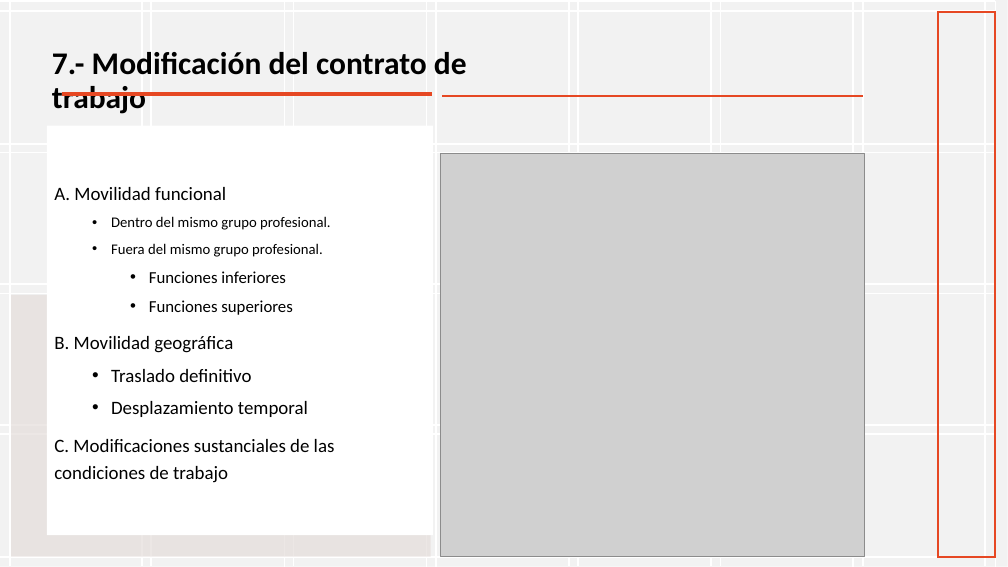
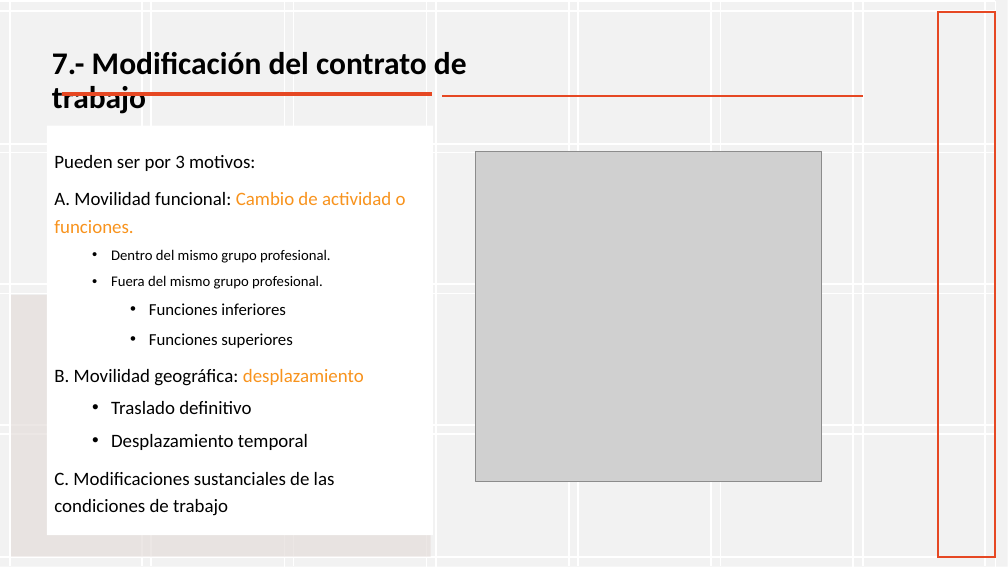
Before and after one commit to DiMaPaGa/daw1, a slide deck: slide 11 of PROGRAMACION/FOL/TEMA 3 FOL 2023 2024.pptx. Drawn at 1008x567 pixels with LibreOffice and Linux fonts; fonts in the diff are those of the drawing; grey boxes stand for pictures. Boxes give left, top, right and bottom in pixels: in the first picture for what was removed or moved away, otherwise in the second. Text is boxed around its words. In the diff, an @@ line names an element or a change of style, - is before the commit and + after.

```diff
--- a/PROGRAMACION/FOL/TEMA 3 FOL 2023 2024.pptx
+++ b/PROGRAMACION/FOL/TEMA 3 FOL 2023 2024.pptx
@@ text at box(54, 155, 406, 233): text changed @@
-A. Movilidad funcional
+Pueden ser por 3 motivos:
+A. Movilidad funcional: Cambio de actividad o funciones.
@@ picture: place and size @@
-picture at box(441, 154, 865, 557)
+picture at box(476, 152, 822, 482)
@@ text at box(54, 369, 364, 386): text changed @@
-B. Movilidad geográfica
+B. Movilidad geográfica: desplazamiento
```
Also in this commit, not shown: 4 other slides changed, 4 other files.
